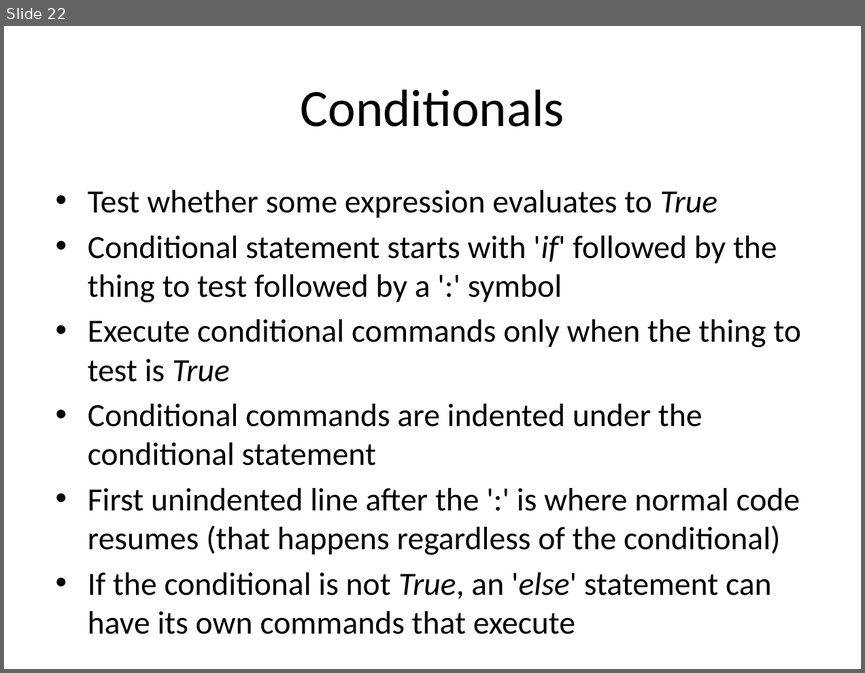
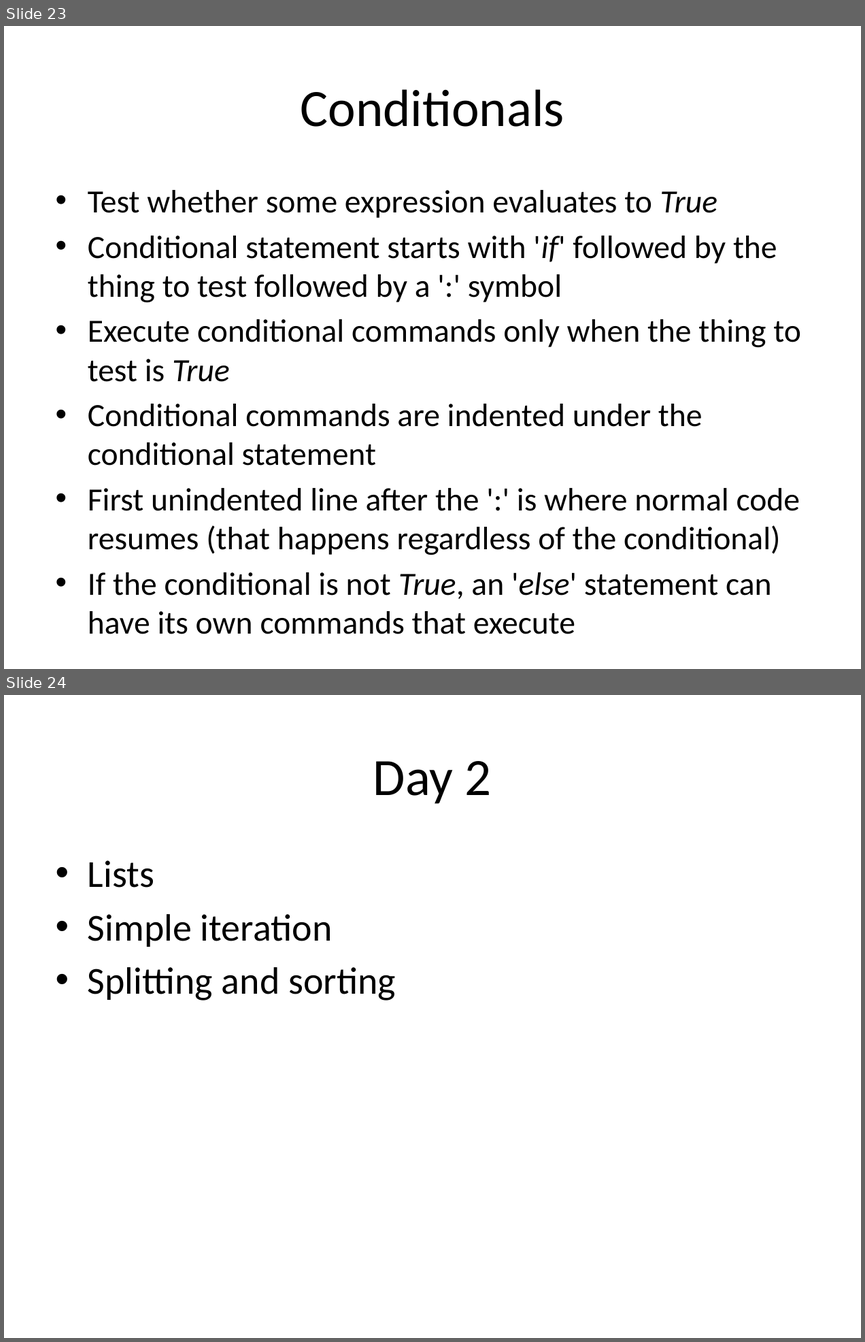
Before and after one commit to GSBS-Bootstrappers/bootstrappers-courses, a slide deck: python1/Python_I/Python I.pptx. Shown one above the other, each under a label of ours: slide 22 before the commit, slides 23 and 24 after it. The pictures are 865x673 and 865x1342 pixels, drawn with LibreOffice and Linux fonts; fonts in the diff are those of the drawing. Boxes give left, top, right and bottom in pixels: in the first picture for what was removed or moved away, otherwise in the second. Text is boxed around its words. In the diff, an @@ line names an element or a change of style, - is before the commit and + after.

```diff
--- a/python1/Python_I/Python I.pptx
+++ b/python1/Python_I/Python I.pptx
@@ slide 24 added at bbox=[4, 695, 861, 1338], background #FFFFFF @@
@@ title added at bbox=[373, 761, 492, 804], 44 pt, text #000000 @@
+Day 2
@@ text added at bbox=[88, 860, 396, 1000], 32 pt, text #000000 @@
+• Lists
+• Simple iteration
+• Splitting and sorting
@@ what was slide 22 is now slide 23 @@
```
Also in this commit, not shown: 2 slides changed, 16 other slides added, 2 other files.
